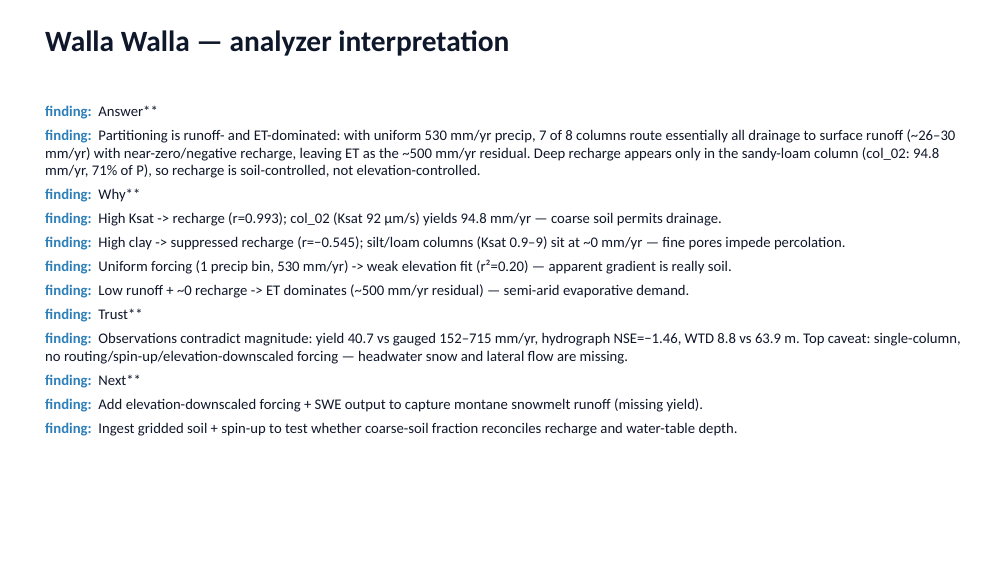
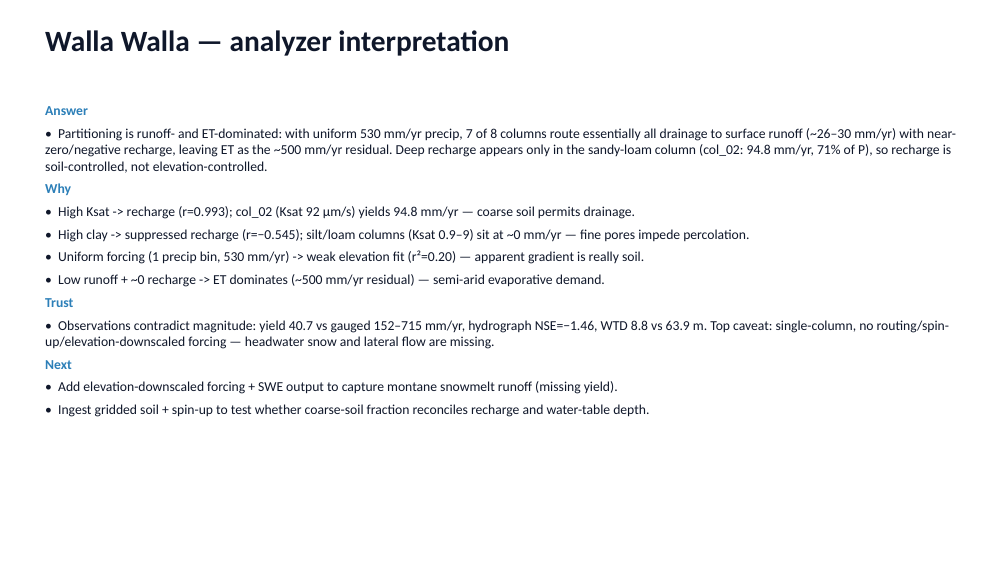
Before and after one commit to hoangtv1899/multi-agent-framework, a slide deck: slide 24 of docs/slides/story_20260704.pptx (slide 22 before the commit). Drawn at 1008x567 pixels with LibreOffice and Linux fonts; fonts in the diff are those of the drawing. Boxes give left, top, right and bottom in pixels: in the first picture for what was removed or moved away, otherwise in the second. Text is boxed around its words. In the diff, an @@ line names an element or a change of style, - is before the commit and + after.

```diff
--- a/docs/slides/story_20260704.pptx
+++ b/docs/slides/story_20260704.pptx
@@ text at (x1=45, y1=106, x2=956, y2=417): text changed; size 14 to 13 pt @@
-finding: Answer**
-finding: Partitioning is runoff- and ET-dominated: with uniform 530 mm/yr precip, 7 of 8 columns route essentially all drainage to surface runoff (~26–30 mm/yr) with near-zero/negative recharge, leaving ET as the ~500 mm/yr residual. Deep recharge appears only in the sandy-loam column (col_02: 94.8 mm/yr, 71% of P), so recharge is soil-controlled, not elevation-controlled.
-finding: Why**
-finding: High Ksat -> recharge (r=0.993); col_02 (Ksat 92 µm/s) yields 94.8 mm/yr — coarse soil permits drainage.
-finding: High clay -> suppressed recharge (r=−0.545); silt/loam columns (Ksat 0.9–9) sit at ~0 mm/yr — fine pores impede percolation.
-finding: Uniform forcing (1 precip bin, 530 mm/yr) -> weak elevation fit (r²=0.20) — apparent gradient is really soil.
-finding: Low runoff + ~0 recharge -> ET dominates (~500 mm/yr residual) — semi-arid evaporative demand.
-finding: Trust**
-finding: Observations contradict magnitude: yield 40.7 vs gauged 152–715 mm/yr, hydrograph NSE=−1.46, WTD 8.8 vs 63.9 m. Top caveat: single-column, no routing/spin-up/elevation-downscaled forcing — headwater snow and lateral flow are missing.
-finding: Next**
-finding: Add elevation-downscaled forcing + SWE output to capture montane snowmelt runoff (missing yield).
-finding: Ingest gridded soil + spin-up to test whether coarse-soil fraction reconciles recharge and water-table depth.
+Answer
+• Partitioning is runoff- and ET-dominated: with uniform 530 mm/yr precip, 7 of 8 columns route essentially all drainage to surface runoff (~26–30 mm/yr) with near-zero/negative recharge, leaving ET as the ~500 mm/yr residual. Deep recharge appears only in the sandy-loam column (col_02: 94.8 mm/yr, 71% of P), so recharge is soil-controlled, not elevation-controlled.
+Why
+• High Ksat -> recharge (r=0.993); col_02 (Ksat 92 µm/s) yields 94.8 mm/yr — coarse soil permits drainage.
+• High clay -> suppressed recharge (r=−0.545); silt/loam columns (Ksat 0.9–9) sit at ~0 mm/yr — fine pores impede percolation.
+• Uniform forcing (1 precip bin, 530 mm/yr) -> weak elevation fit (r²=0.20) — apparent gradient is really soil.
+• Low runoff + ~0 recharge -> ET dominates (~500 mm/yr residual) — semi-arid evaporative demand.
+Trust
+• Observations contradict magnitude: yield 40.7 vs gauged 152–715 mm/yr, hydrograph NSE=−1.46, WTD 8.8 vs 63.9 m. Top caveat: single-column, no routing/spin-up/elevation-downscaled forcing — headwater snow and lateral flow are missing.
+Next
+• Add elevation-downscaled forcing + SWE output to capture montane snowmelt runoff (missing yield).
+• Ingest gridded soil + spin-up to test whether coarse-soil fraction reconciles recharge and water-table depth.
```
Also in this commit, not shown: 4 other slides changed, 2 slides added, 1 other file.
